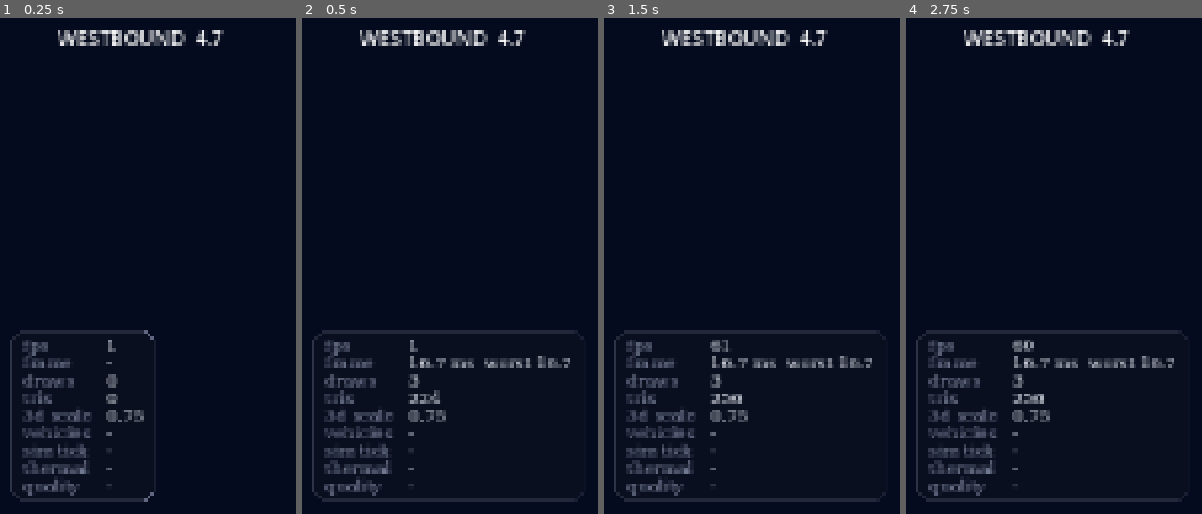
Above: before the commit, frames 1-4 (left to right).
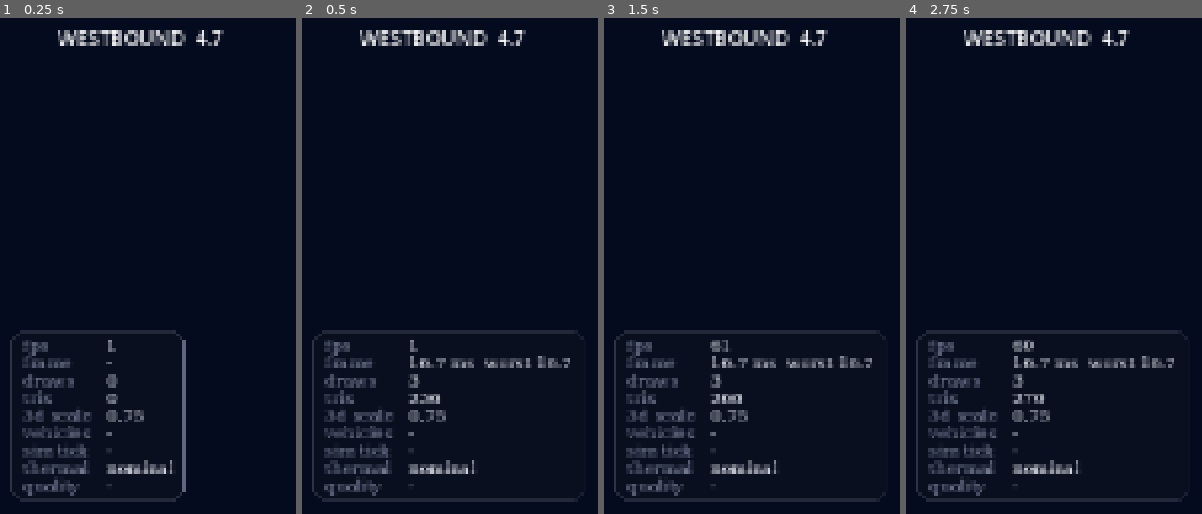
Above: after the commit, the same moments.

Repository: b3vet/westbound
Game: Godot game, scene res://src/main.tscn
Same seed, same stepped clock (60 frames per second), same inputs: the game is played once before the commit and once after it.
Inputs (mouse positions are in pixels of both pictures, inside the frame that each line leads up to):
- Up to frame 1 (0.25 s): no input
- Up to frame 2 (0.5 s): no input
- Up to frame 3 (1.5 s): tap Enter at 0.5 s; move the mouse to (outside the picture) at 0.52 s; click (outside the picture) at 0.67 s; tap Space at 1.25 s; drag from (outside the picture) to (outside the picture) at 1.27 s
- Up to frame 4 (2.75 s): tap Enter at 2 s; move the mouse to (outside the picture) at 2.02 s; click (outside the picture) at 2.17 s

The runs differ from the first frame. In frame 1, 1.0% of the frame differs, in the area x 35-63%, y 62-98%; in frame 2, 0.5%; in frame 3, 0.4%; in frame 4, 0.4%.

Commit message:
Apply WP0.3 requests: Quality autoload; silence unused_signal on the bus; type settings loop var
Co-Authored-By: Claude Opus 5.5 <noreply@anthropic.com>
Claude-Session: https://claude.ai/code/session_01TcMqR19wW8umBNNS6QLcPv

Diff:
--- a/project.godot
+++ b/project.godot
@@ -18,6 +18,7 @@
 Settings="*res://src/core/settings.gd"
 Save="*res://src/core/save.gd"
 Game="*res://src/core/game.gd"
+Quality="*res://src/platform/quality.gd"
 
 [debug]
 
--- a/src/core/events.gd
+++ b/src/core/events.gd
@@ -1,3 +1,4 @@
+@warning_ignore_start("unused_signal")
 extends Node
 ## Global event bus (autoload `Events`). Spec: Architecture rule 4.
 ##
--- a/src/core/settings.gd
+++ b/src/core/settings.gd
@@ -46,6 +46,6 @@
 
 
 func from_dict(data: Dictionary) -> void:
-	for key in data:
+	for key: Variant in data:
 		if DEFAULTS.has(StringName(key)):
 			_values[StringName(key)] = data[key]
